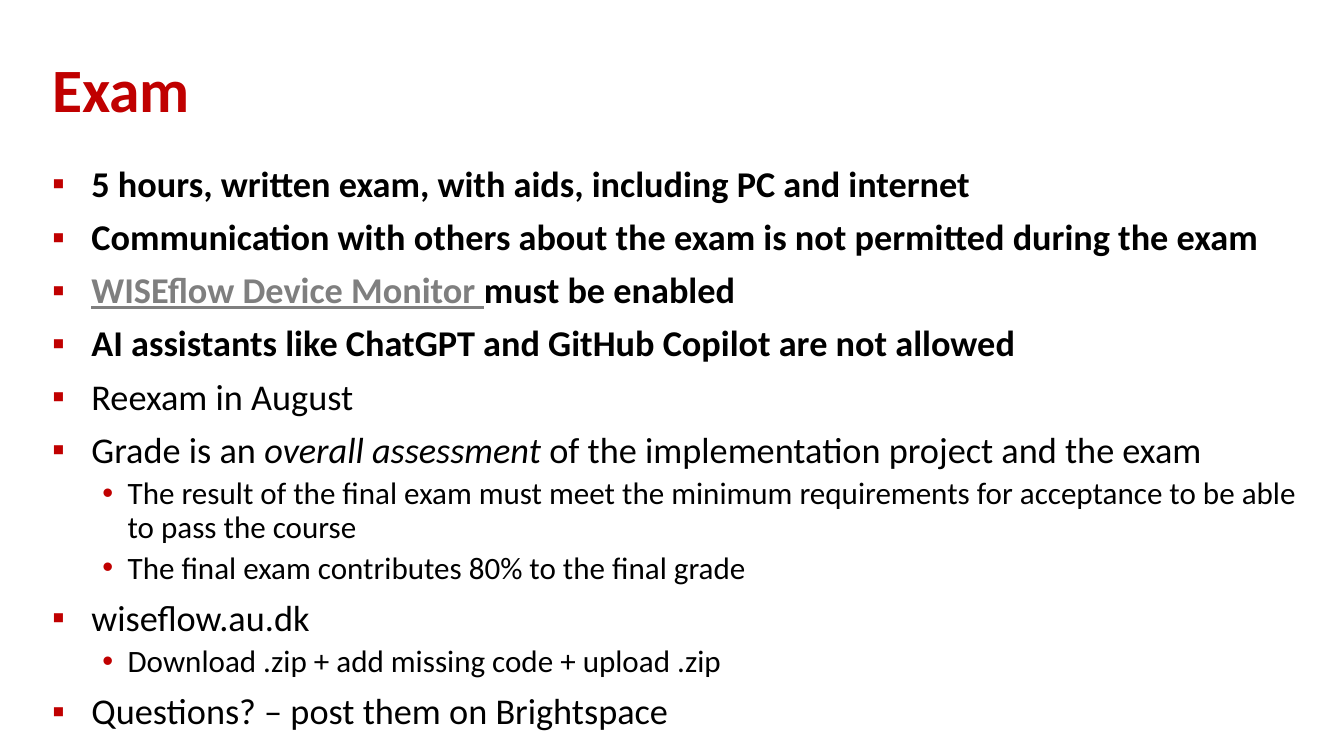
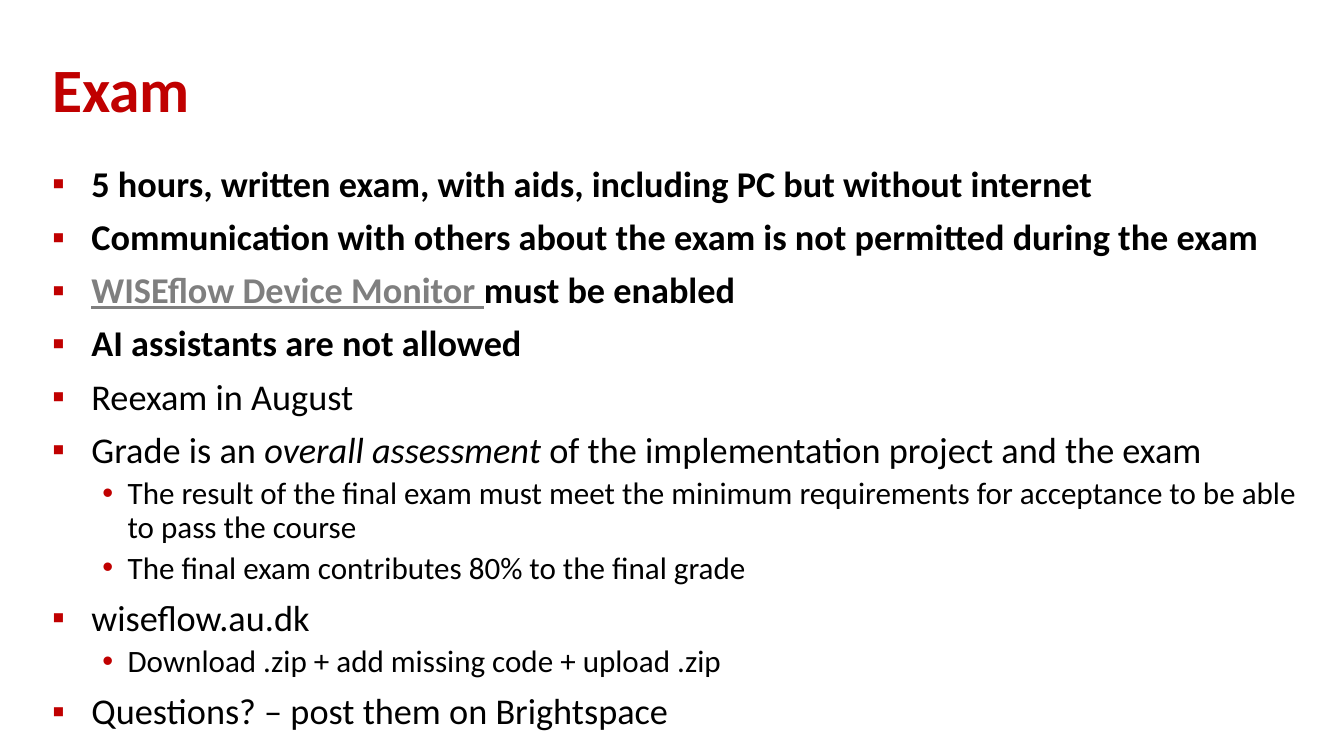
Before and after one commit to gsbrodal/gsbrodal.github.io, a slide deck: slide 2 of ipsa/slides/exam.pptx. Drawn at 1344x756 pixels with LibreOffice and Linux fonts; fonts in the diff are those of the drawing. Boxes give left, top, right and bottom in pixels: in the first picture for what was removed or moved away, otherwise in the second. Text is boxed around its words. In the diff, an @@ line names an element or a change of style, - is before the commit and + after.

Commit message:
__README__.txt exam-rules.md all-slides-with-answers.pdf all-slides.pdf exam.pdf exam.pptx introduction.pdf introduction.pptx

```diff
--- a/ipsa/slides/exam.pptx
+++ b/ipsa/slides/exam.pptx
@@ text at box(91, 171, 1092, 203): text changed @@
-▪ 5 hours, written exam, with aids, including PC and internet
+▪ 5 hours, written exam, with aids, including PC but without internet
@@ text at box(91, 330, 522, 357): text changed @@
-▪ AI assistants like ChatGPT and GitHub Copilot are not allowed
+▪ AI assistants are not allowed
```
Also in this commit, not shown: 2 other slides changed, 6 other files.
